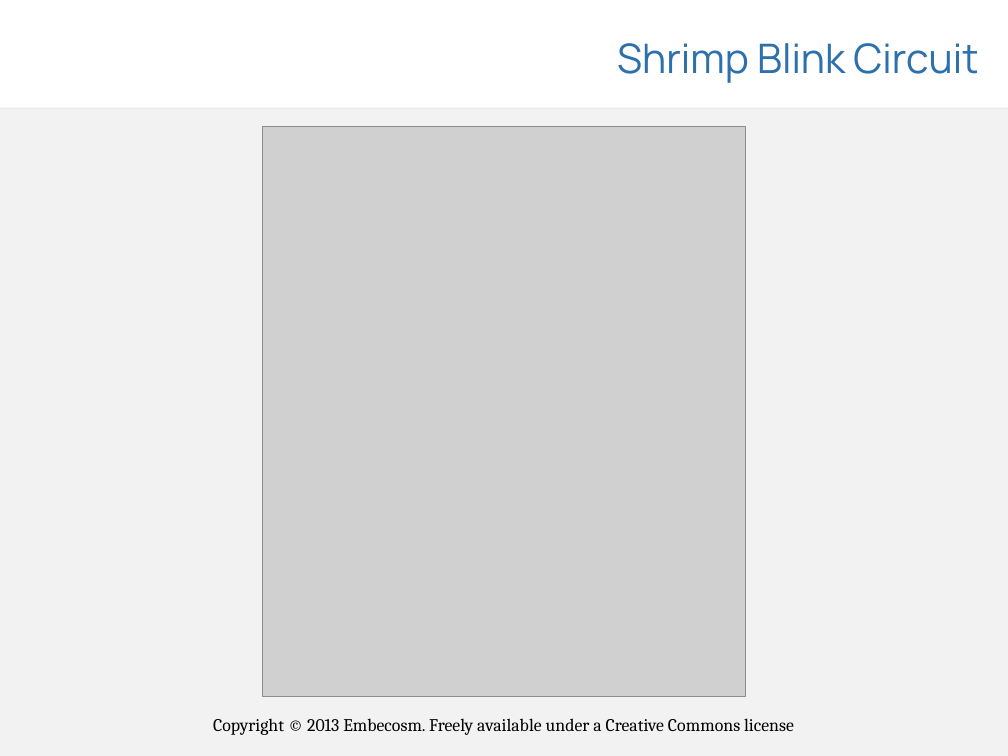
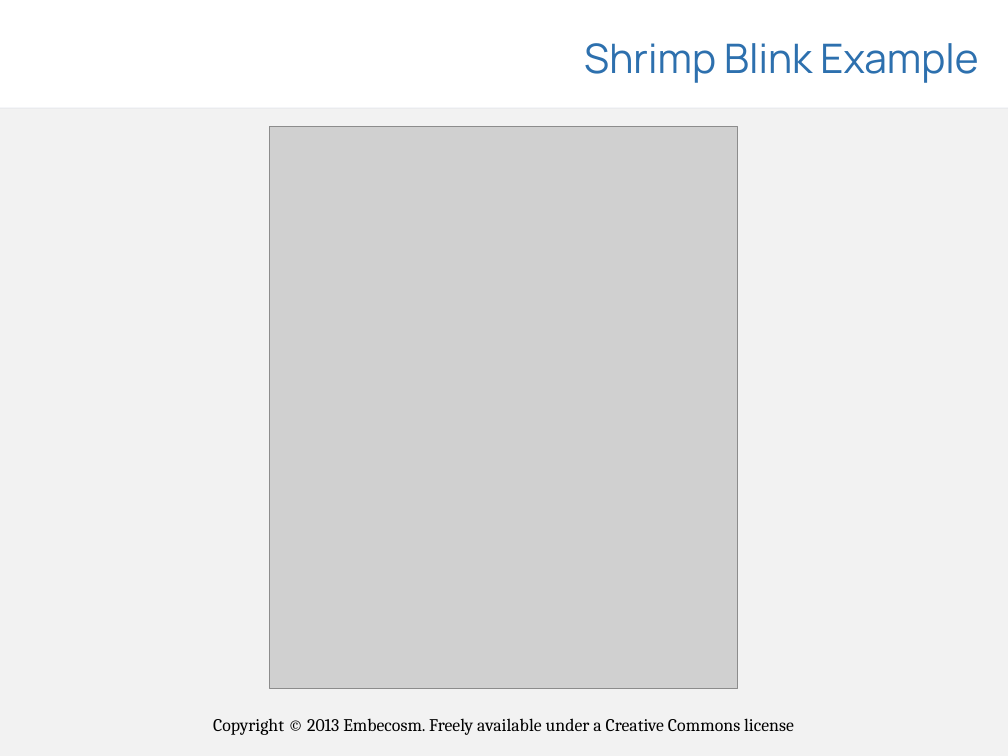
Before and after one commit to embecosm/shrimp-pov, a slide deck: slide 7 of presentations/shrimp-pov.odp. Drawn at 1008x756 pixels with LibreOffice and Linux fonts; fonts in the diff are those of the drawing; grey boxes stand for pictures; background and template pictures are left out. Boxes give left, top, right and bottom in pixels: in the first picture for what was removed or moved away, otherwise in the second. Text is boxed around its words. In the diff, an @@ line names an element or a change of style, - is before the commit and + after.

Commit message:
Complete rework to use minimal shrimp throughout and correct errors.
	* fritzing/minimal-shrimp-battery.fzz: Created.
	* fritzing/minimal-shrimp-blink-battery.fzz: Created.
	* fritzing/minimal-shrimp-blink.fzz: Created.
	* fritzing/minimal-shrimp-pov-battery.fzz: Created.
	* fritzing/minimal-shrimp-pov-resistor-battery.fzz: Created.
	* fritzing/minimal-shrimp-pov-resistor.fzz: Created.
	* fritzing/minimal-shrimp-pov.fzz: Created.
	* fritzing/minimal-shrimp.fzz: Circuit corrected.
	* fritzing/protected-shrimp-blink.fzz
	* fritzing/protected-shrimp-pov-resistor.fzz: Likewise.
	* fritzing/protected-shrimp-pov.fzz: Likewise.
	* fritzing/protected-shrimp.fzz: Likewise.
	* images/minimal-shrimp-battery-circuit.png: Generated.
	* images/minimal-shrimp-battery.png: Generated.
	* images/minimal-shrimp-blink-battery-circuit.png: Generated.
	* images/minimal-shrimp-blink-battery.png: Generated.
	* images/minimal-shrimp-blink-circuit.png: Generated.
	* images/minimal-shrimp-blink.png: Generated.
	* images/minimal-shrimp-circuit.png: Regenerated.
	* images/minimal-shrimp-pov-battery-circuit.png: Generated.
	* images/minimal-shrimp-pov-battery.png: Generated.
	* images/minimal-shrimp-pov-circuit.png: Generated.
	* images/minimal-shrimp-pov-resistor-battery-circuit.png: Generated.
	* images/minimal-shrimp-pov-resistor-battery.png: Generated.
	* images/minimal-shrimp-pov-resistor-circuit.png: Generated.
	* images/minimal-shrimp-pov-resistor.png: Generated.
	* images/minimal-shrimp-pov.png: Generated.
	* images/minimal-shrimp.png: Regenerated.
	* images/protected-shrimp-battery.png: Deleted.
	* images/protected-shrimp-blink-battery.png: Deleted.
	* images/protected-shrimp-blink.png: Deleted.
	* images/protected-shrimp-pov-resistor-battery.png: Deleted.
	* images/protected-shrimp-pov-resistor.png: Deleted.
	* images/protected-shrimp-pov.png: Deleted.
	* images/protected-shrimp.png: Regenerated.
	* presentations/shrimp-pov.odp: New images inserted, and changed
	to use minimal shrimp throughout.

```diff
--- a/presentations/shrimp-pov.odp
+++ b/presentations/shrimp-pov.odp
@@ title at (x1=584, y1=43, x2=978, y2=83): text changed @@
-Shrimp Blink Circuit
+Shrimp Blink Example
@@ picture resized from (x1=263, y1=126, x2=745, y2=697) to (x1=270, y1=126, x2=738, y2=690) @@
```
Also in this commit, not shown: 7 other slides changed, 36 other files.
